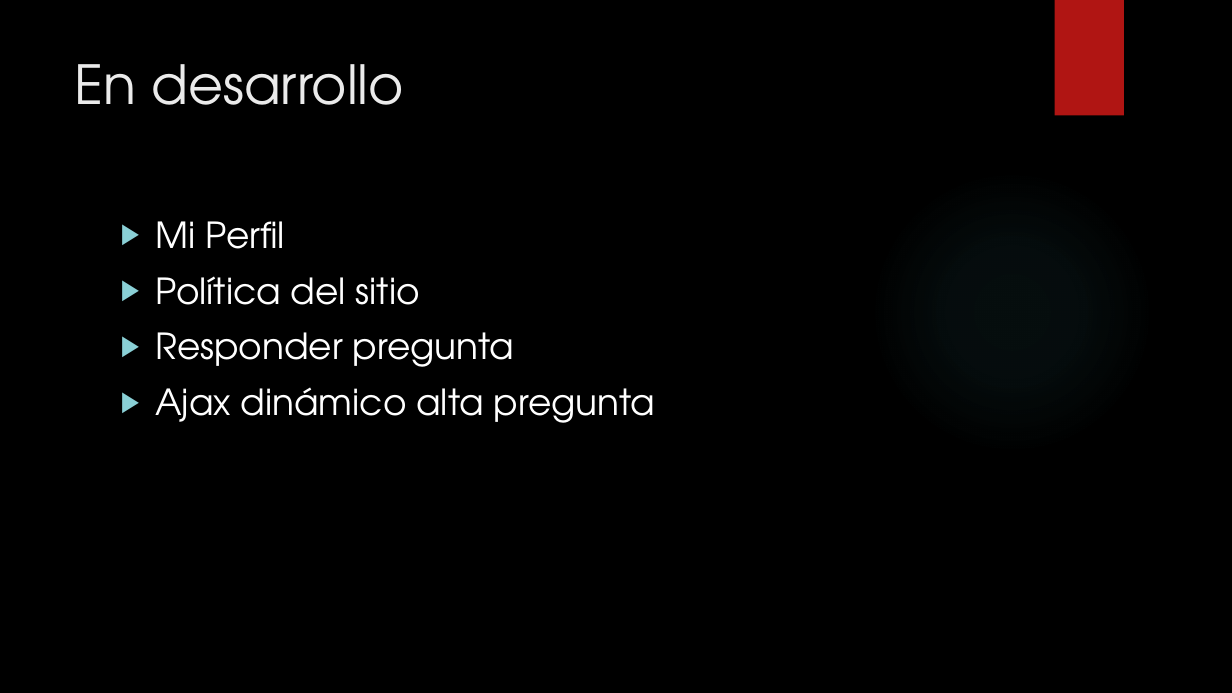
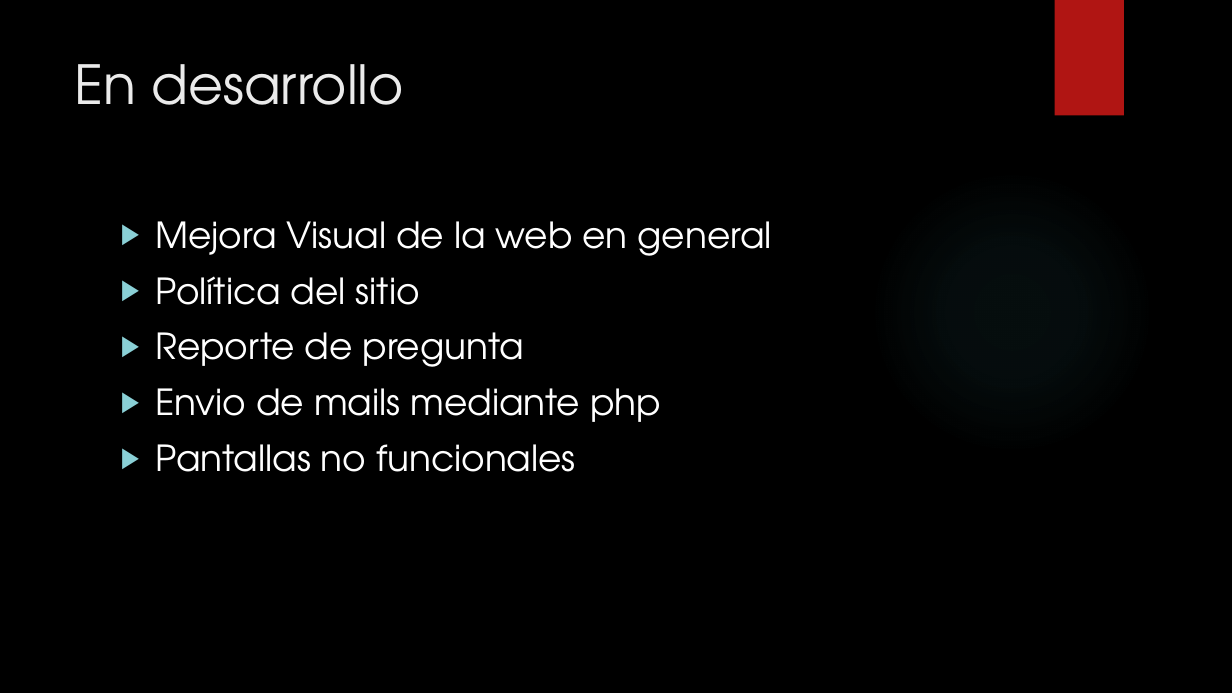
Before and after one commit to sitorzz/FastwerRepository, a slide deck: slide 9 of Presentación.pptx (slide 10 before the commit). Drawn at 1232x693 pixels with LibreOffice and Linux fonts; fonts in the diff are those of the drawing; background and template pictures are left out. Boxes give left, top, right and bottom in pixels: in the first picture for what was removed or moved away, otherwise in the second. Text is boxed around its words. In the diff, an @@ line names an element or a change of style, - is before the commit and + after.

Commit message:
ppt

```diff
--- a/Presentación.pptx
+++ b/Presentación.pptx
@@ text at (155, 221, 772, 256): text changed @@
-▶ Mi Perfil
+▶ Mejora Visual de la web en general
@@ text at (155, 332, 661, 472): text changed @@
-▶ Responder pregunta
-▶ Ajax dinámico alta pregunta
+▶ Reporte de pregunta
+▶ Envio de mails mediante php
+▶ Pantallas no funcionales
```
Also in this commit, not shown: 2 other slides changed, 2 slides added, 3 slides removed.
